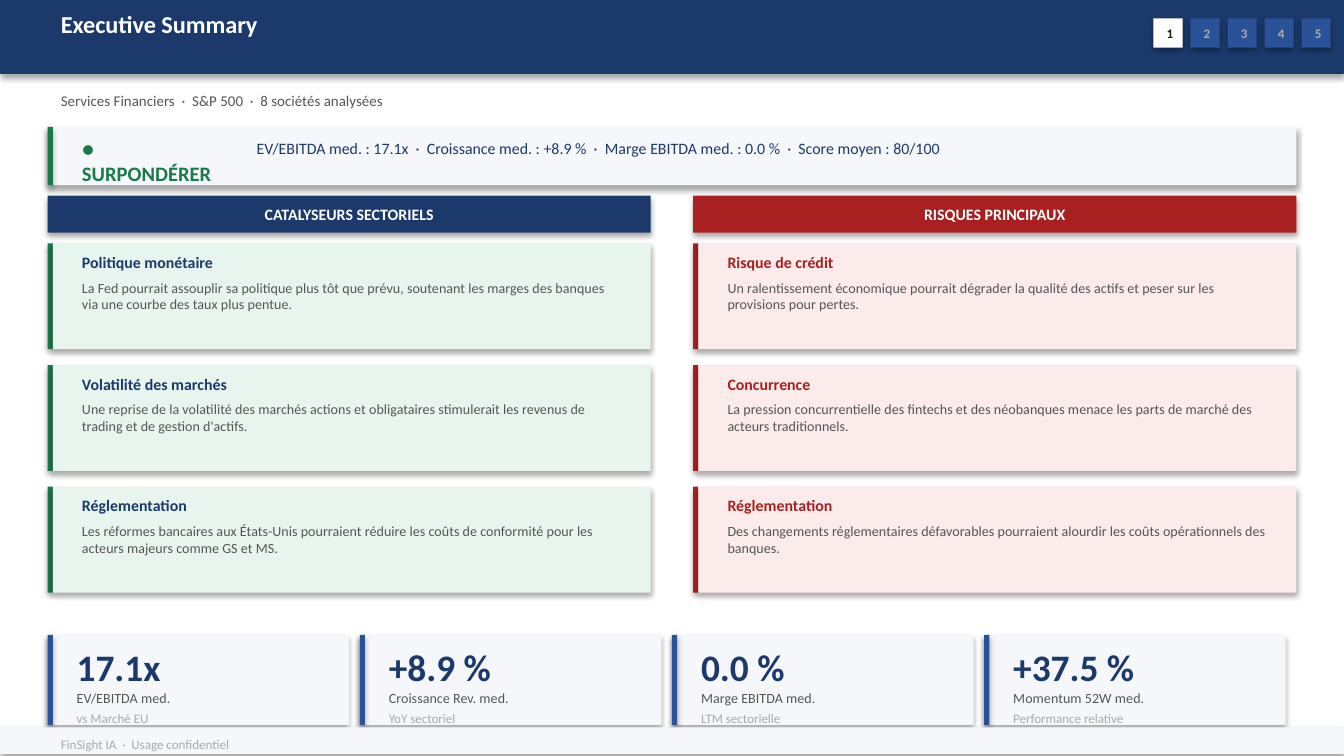
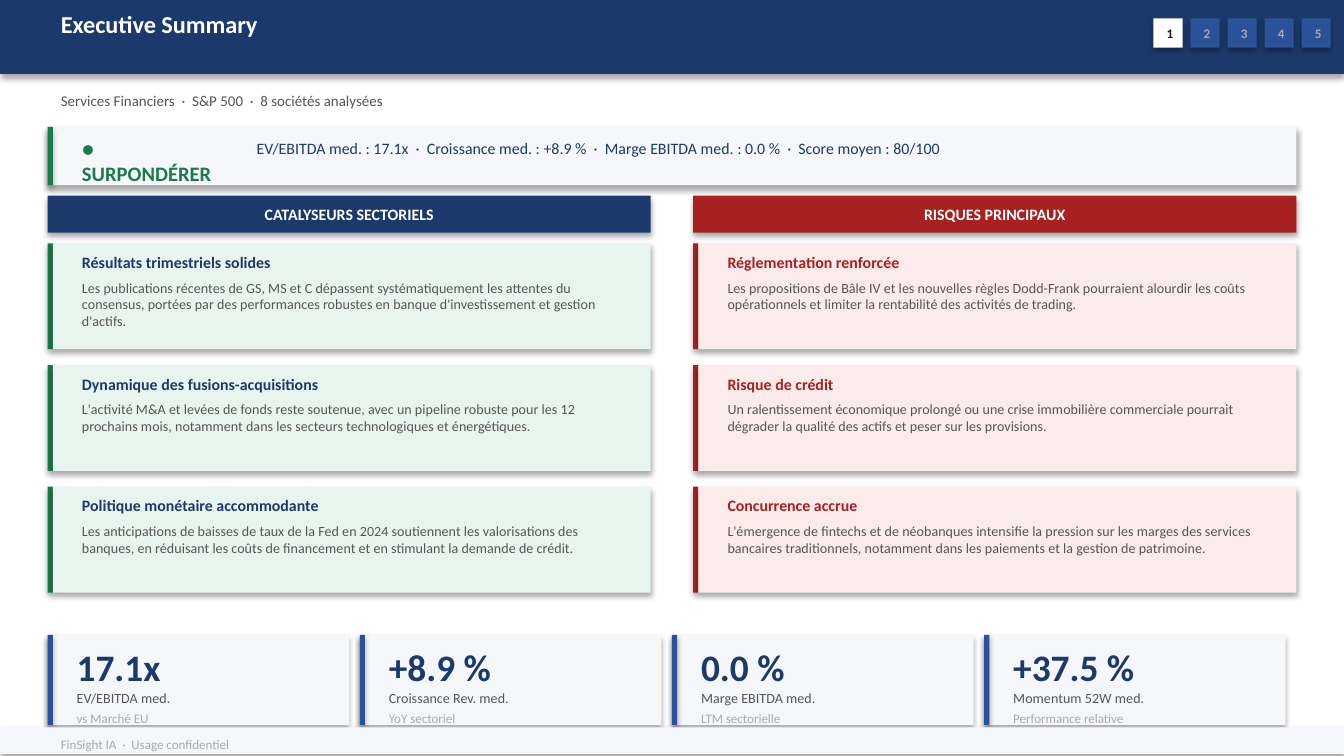
Before and after one commit to baptistejeh07-art/finsight-ia, a slide deck: slide 2 of preview/secteur_Financial_Services_S&P_500/secteur_Financial_Services_S&P_500.pptx. Drawn at 1344x756 pixels with LibreOffice and Linux fonts; fonts in the diff are those of the drawing. Boxes give left, top, right and bottom in pixels: in the first picture for what was removed or moved away, otherwise in the second. Text is boxed around its words. In the diff, an @@ line names an element or a change of style, - is before the commit and + after.

Commit message:
chore(preview): secteur_Financial_Services_S&P_500 outputs regeneres

```diff
--- a/preview/secteur_Financial_Services_S&P_500/secteur_Financial_Services_S&P_500.pptx
+++ b/preview/secteur_Financial_Services_S&P_500/secteur_Financial_Services_S&P_500.pptx
@@ text at [82, 257, 270, 268]: text changed @@
-Politique monétaire
+Résultats trimestriels solides
@@ text at [728, 257, 899, 271]: text changed @@
-Risque de crédit
+Réglementation renforcée
@@ text at [82, 283, 596, 326]: text changed @@
-La Fed pourrait assouplir sa politique plus tôt que prévu, soutenant les marges des banques via une courbe des taux plus pentue.
+Les publications récentes de GS, MS et C dépassent systématiquement les attentes du consensus, portées par des performances robustes en banque d'investissement et gestion d'actifs.
@@ text at [728, 283, 1245, 312]: text changed @@
-Un ralentissement économique pourrait dégrader la qualité des actifs et peser sur les provisions pour pertes.
+Les propositions de Bâle IV et les nouvelles règles Dodd-Frank pourraient alourdir les coûts opérationnels et limiter la rentabilité des activités de trading.
@@ text at [82, 379, 318, 393]: text changed @@
-Volatilité des marchés
+Dynamique des fusions-acquisitions
@@ text at [728, 379, 833, 393]: text changed @@
-Concurrence
+Risque de crédit
@@ text at [82, 404, 575, 434]: text changed @@
-Une reprise de la volatilité des marchés actions et obligataires stimulerait les revenus de trading et de gestion d'actifs.
+L'activité M&A et levées de fonds reste soutenue, avec un pipeline robuste pour les 12 prochains mois, notamment dans les secteurs technologiques et énergétiques.
@@ text at [728, 404, 1233, 434]: text changed @@
-La pression concurrentielle des fintechs et des néobanques menace les parts de marché des acteurs traditionnels.
+Un ralentissement économique prolongé ou une crise immobilière commerciale pourrait dégrader la qualité des actifs et peser sur les provisions.
@@ text at [82, 500, 318, 514]: text changed @@
-Réglementation
+Politique monétaire accommodante
@@ text at [728, 500, 857, 511]: text changed @@
-Réglementation
+Concurrence accrue
@@ text at [82, 526, 578, 555]: text changed @@
-Les réformes bancaires aux États-Unis pourraient réduire les coûts de conformité pour les acteurs majeurs comme GS et MS.
+Les anticipations de baisses de taux de la Fed en 2024 soutiennent les valorisations des banques, en réduisant les coûts de financement et en stimulant la demande de crédit.
@@ text at [728, 526, 1251, 556]: text changed @@
-Des changements réglementaires défavorables pourraient alourdir les coûts opérationnels des banques.
+L'émergence de fintechs et de néobanques intensifie la pression sur les marges des services bancaires traditionnels, notamment dans les paiements et la gestion de patrimoine.
```
Also in this commit, not shown: 5 other slides changed, 2 other files.
